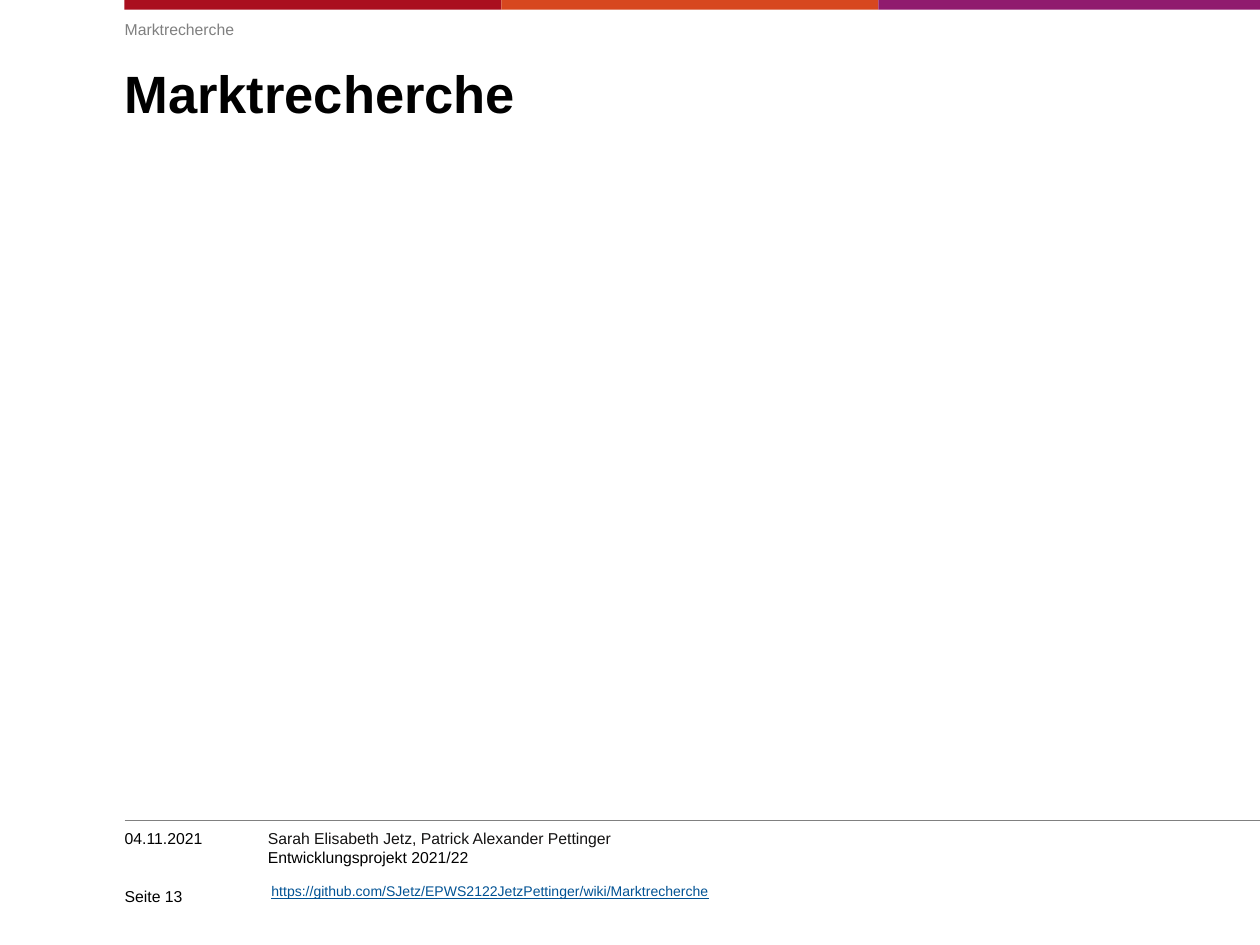
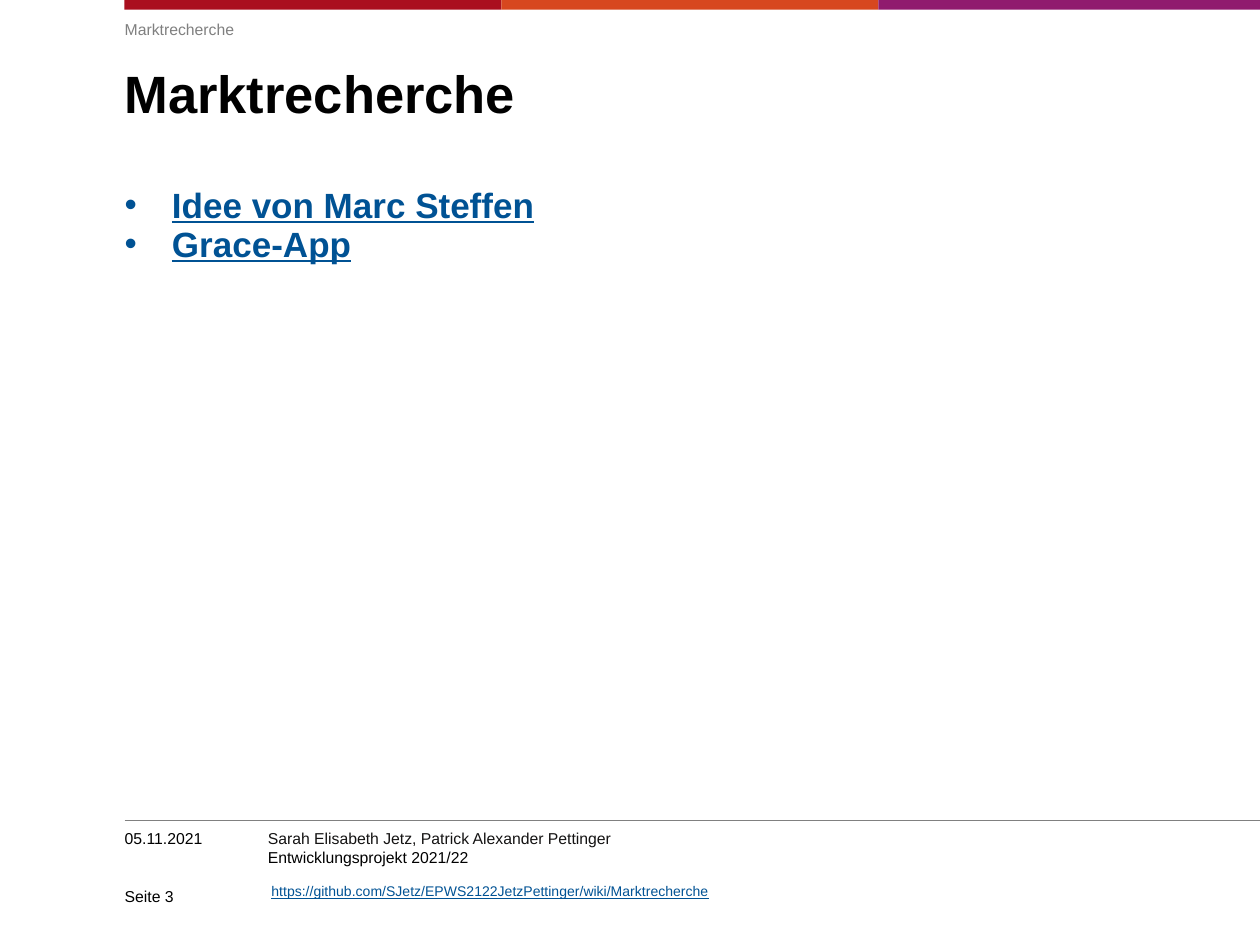
Before and after one commit to SJetz/EPWS2122JetzPettinger, a slide deck: slide 3 of Entwicklungsprojekt202122.pptx (slide 13 before the commit). Drawn at 1260x945 pixels with LibreOffice and Linux fonts; fonts in the diff are those of the drawing; background and template pictures are left out. Boxes give left, top, right and bottom in pixels: in the first picture for what was removed or moved away, otherwise in the second. Text is boxed around its words. In the diff, an @@ line names an element or a change of style, - is before the commit and + after.

```diff
--- a/Entwicklungsprojekt202122.pptx
+++ b/Entwicklungsprojekt202122.pptx
@@ text added at [172, 192, 534, 263], 20 pt, text #005294, bold, underline @@
+• Idee von Marc Steffen
+• Grace-App
@@ text at [125, 833, 203, 844]: text changed @@
-04.11.2021
+05.11.2021
@@ page number at [125, 890, 174, 902]: text changed @@
-Seite 13
+Seite 3
```
Also in this commit, not shown: 12 other slides changed, 3 slides removed.
